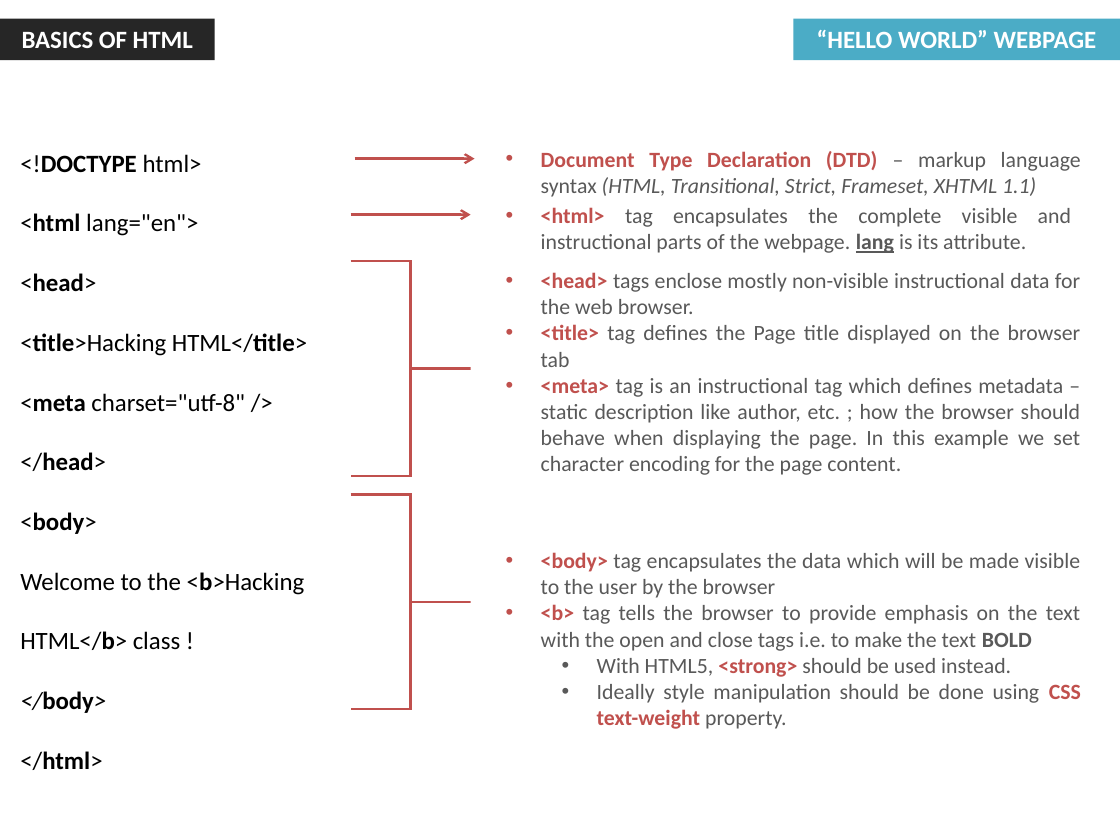
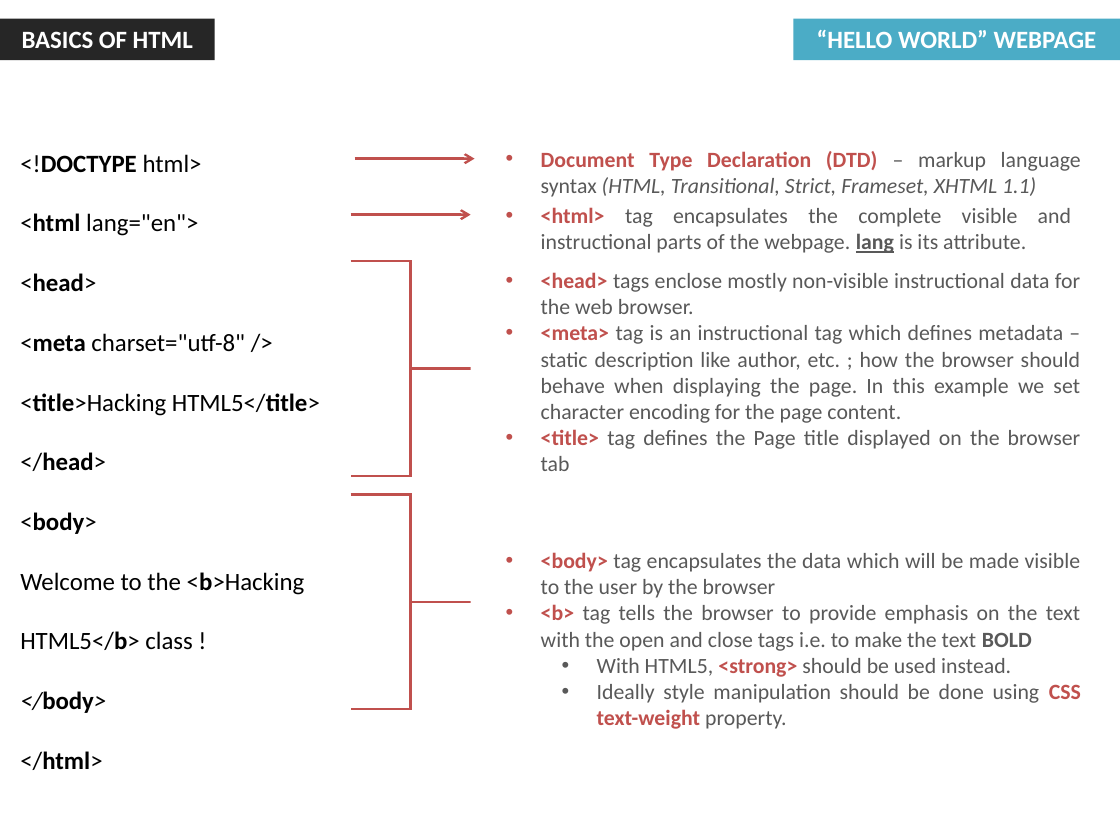
Before and after one commit to jharohit/web-fundamentals-course, a slide deck: slide 6 of Session I - Basic HTML + HTML5 elements/Session I - Basic HTML + HTML5.pptx. Drawn at 1120x840 pixels with LibreOffice and Linux fonts; fonts in the diff are those of the drawing. Boxes give left, top, right and bottom in pixels: in the first picture for what was removed or moved away, otherwise in the second. Text is boxed around its words. In the diff, an @@ line names an element or a change of style, - is before the commit and + after.

```diff
--- a/Session I - Basic HTML + HTML5 elements/Session I - Basic HTML + HTML5.pptx
+++ b/Session I - Basic HTML + HTML5 elements/Session I - Basic HTML + HTML5.pptx
@@ text at [541,325,1080,423]: paragraph added @@
+• <meta> tag is an instructional tag which defines metadata – static description like author, etc. ; how the browser should behave when displaying the page. In this example we set character encoding for the page content.
@@ text at [20,333,307,356]: paragraph removed @@
-<title>Hacking HTML</title>
@@ text at [541,378,1080,475]: paragraph removed @@
-• <meta> tag is an instructional tag which defines metadata – static description like author, etc. ; how the browser should behave when displaying the page. In this example we set character encoding for the page content.
@@ text at [20,393,320,416]: paragraph added @@
+<title>Hacking HTML5</title>
@@ text at [20,572,305,650]: text changed @@
-Welcome to the <b>Hacking HTML</b> class !
+Welcome to the <b>Hacking HTML5</b> class !
```
Also in this commit, not shown: 2 other slides changed, 1 other file.
